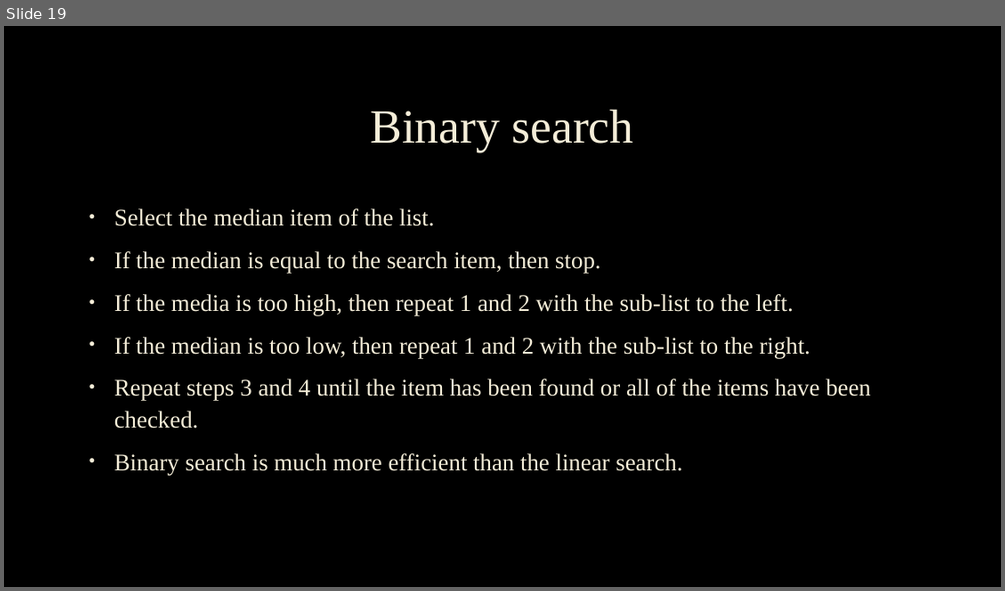
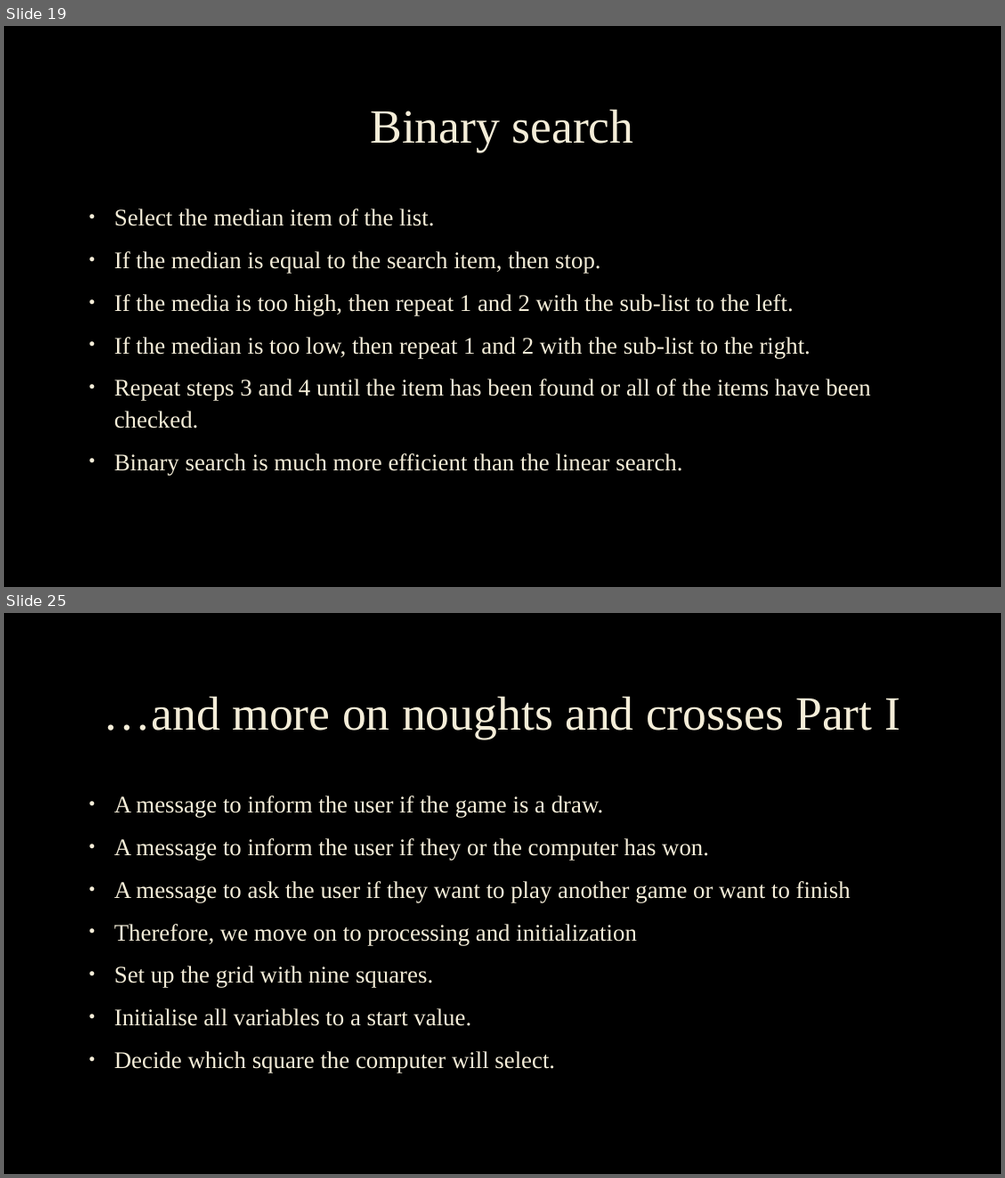
Before and after one commit to chrisasim/GCSEComputerScience-9-1-, a slide deck: Computer Science GCSE(9-1) (2).pptx. Shown one above the other, each under a label of ours: slide 19 before the commit, slides 19 and 25 after it; the slides between them are not shown. The pictures are 1005x591 and 1005x1178 pixels, drawn with LibreOffice and Linux fonts; fonts in the diff are those of the drawing; background and template pictures are left out. Boxes give left, top, right and bottom in pixels: in the first picture for what was removed or moved away, otherwise in the second. Text is boxed around its words. In the diff, an @@ line names an element or a change of style, - is before the commit and + after.

Commit message:
Unit 1 Computer Science 9-1
Unit 1 Computer Science 9-1 Complete Presentation Slides.

```diff
--- a/Computer Science GCSE(9-1) (2).pptx
+++ b/Computer Science GCSE(9-1) (2).pptx
@@ slide 25 added at [4, 613, 1001, 1174], background picture (left out) @@
@@ title added at [104, 696, 900, 738], 46 pt, text #F4EDD8 @@
+…and more on noughts and crosses Part I
@@ text added at [114, 795, 850, 1073], 23 pt, text #F4EDD8 @@
+• A message to inform the user if the game is a draw.
+• A message to inform the user if they or the computer has won.
+• A message to ask the user if they want to play another game or want to finish
+• Therefore, we move on to processing and initialization
+• Set up the grid with nine squares.
+• Initialise all variables to a start value.
+• Decide which square the computer will select.
```
Also in this commit, not shown: 1 slide changed, 5 other slides added.
